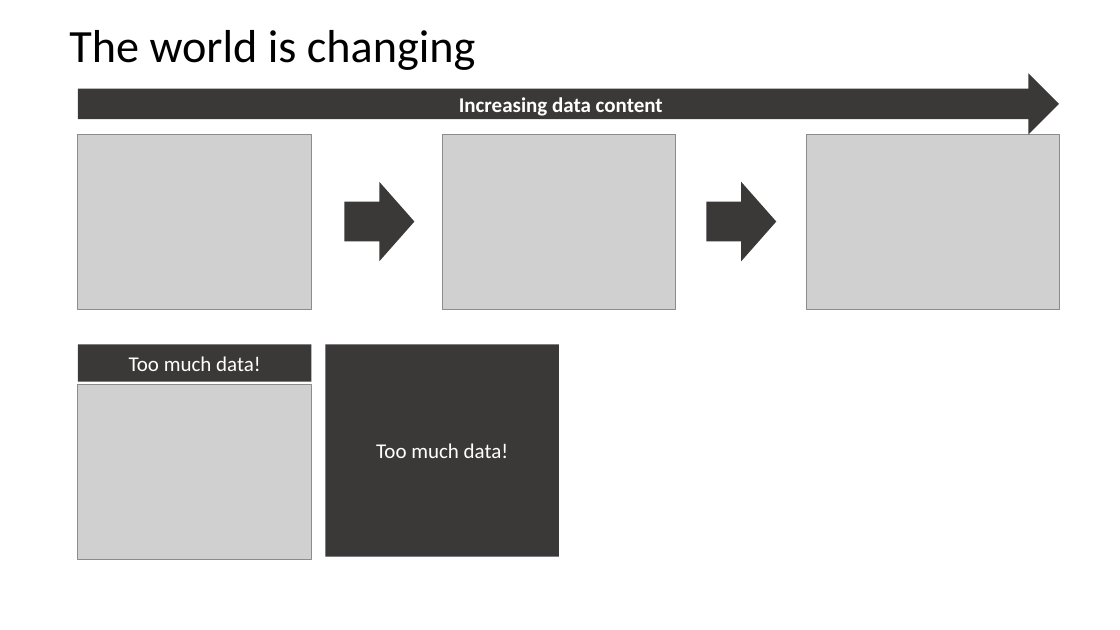
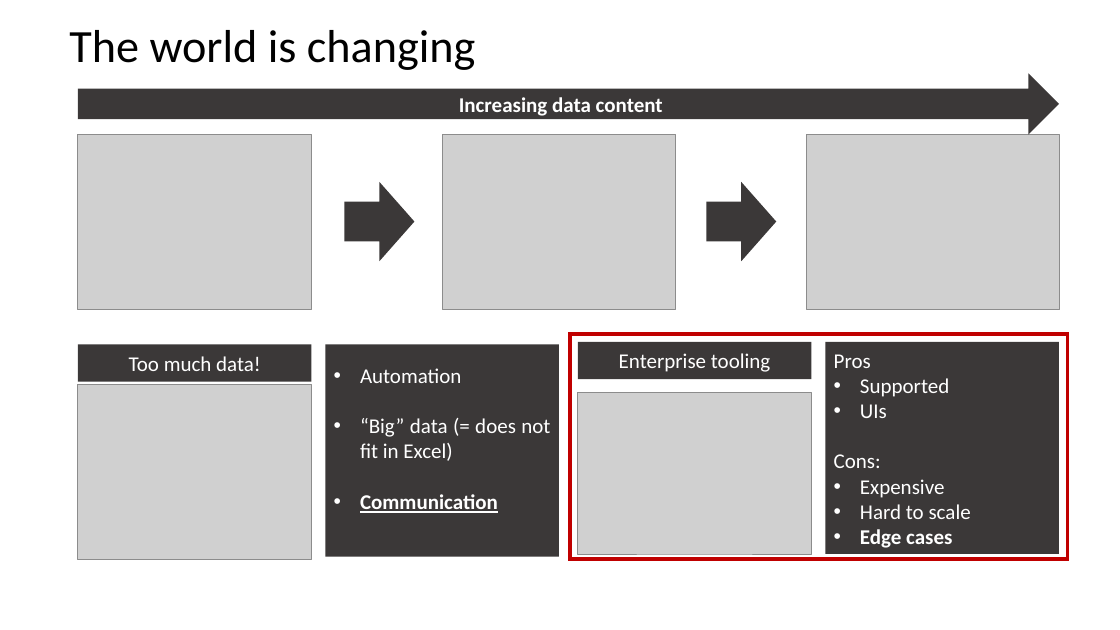
Before and after one commit to acivitillo/python_data_products_workshop, a slide deck: slide 4 of intro_workshop/an_intro_to_data_products.pptx (slide 8 before the commit). Drawn at 1120x630 pixels with LibreOffice and Linux fonts; fonts in the diff are those of the drawing; grey boxes stand for pictures. Boxes give left, top, right and bottom in pixels: in the first picture for what was removed or moved away, otherwise in the second. Text is boxed around its words. In the diff, an @@ line names an element or a change of style, - is before the commit and + after.

```diff
--- a/intro_workshop/an_intro_to_data_products.pptx
+++ b/intro_workshop/an_intro_to_data_products.pptx
@@ rectangle added at <box>570,334,1068,560</box>, outline #C00000 3 pt @@
@@ rectangle added at <box>578,342,812,379</box>, fill #3B3838, 18 pt, text #FFFFFF @@
+Enterprise tooling
@@ rectangle added at <box>826,342,1060,555</box>, fill #3B3838, 18 pt, text #FFFFFF @@
+Pros
+• Supported
+• UIs
+Cons:
+• Expensive
+• Hard to scale
+• Edge cases
@@ text in rectangle at <box>360,368,550,513</box>: text changed @@
-Too much data!
+• Automation
+• “Big” data (= does not fit in Excel)
+• Communication
@@ picture added at <box>578,393,812,555</box> @@
```
Also in this commit, not shown: 4 other slides changed, 3 slides added, 1 slide removed, 9 other files.
